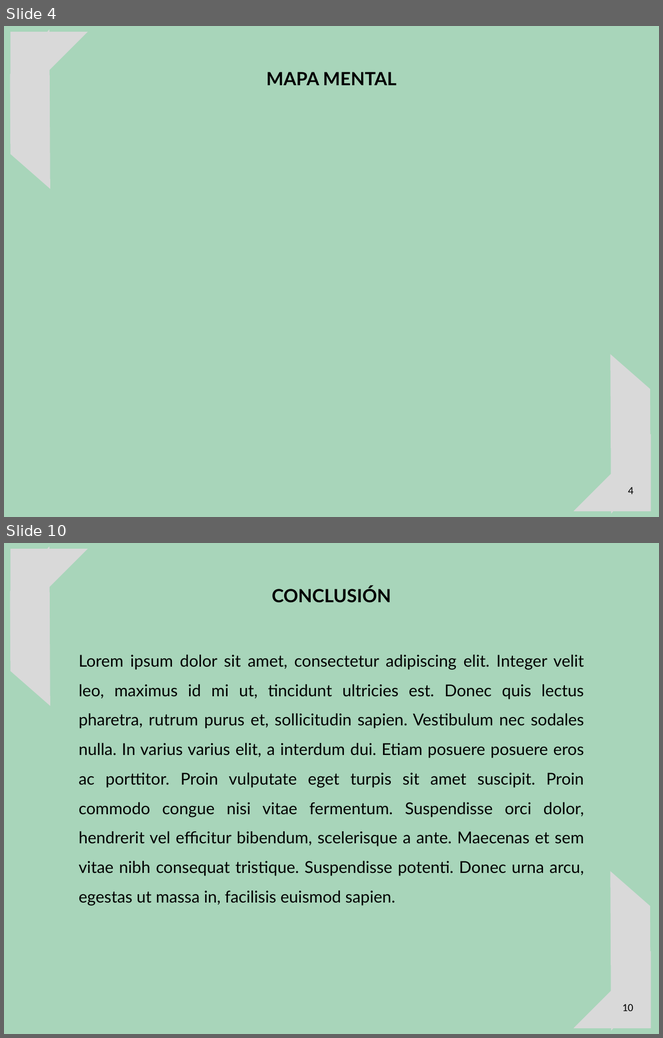
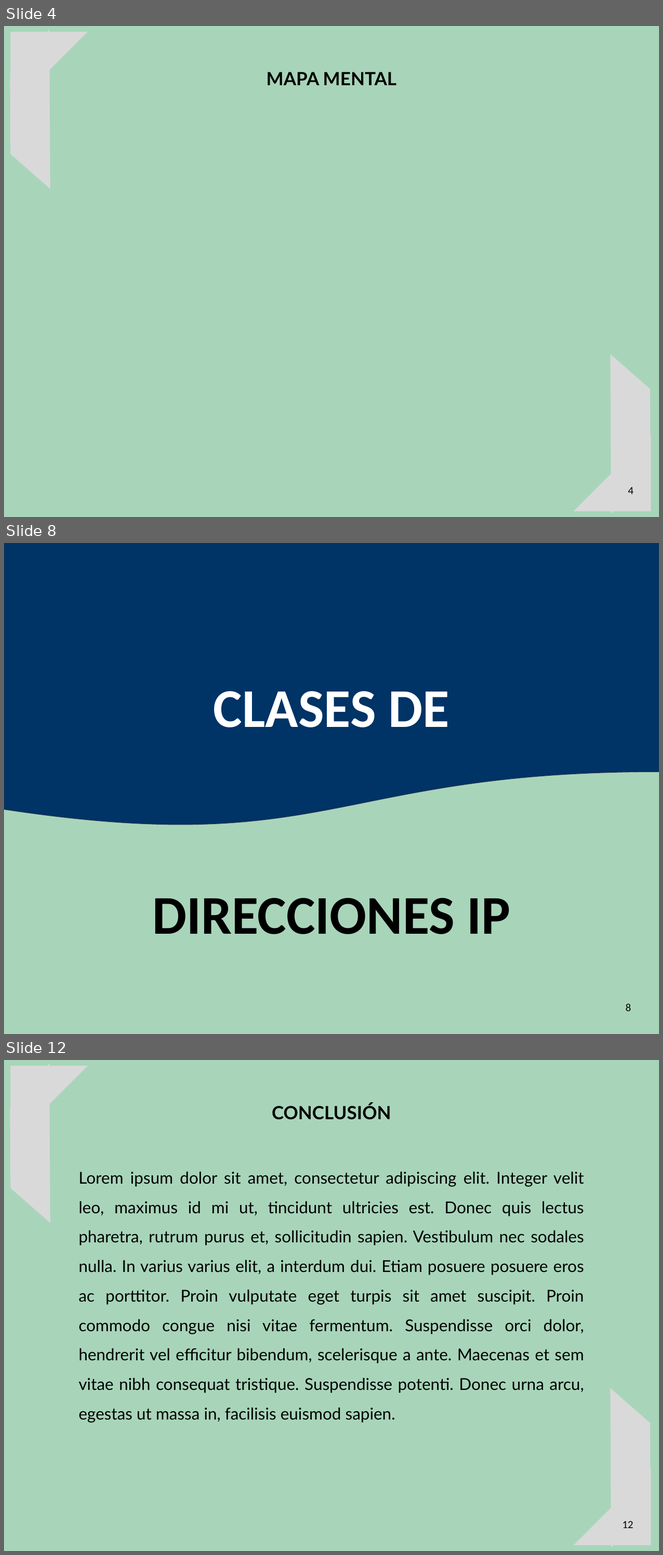
Before and after one commit to oloco2792/Universidad, a slide deck: REDES DE COMPUTADORA/UNIDAD X/UNIDAD X.pptx. Shown one above the other, each under a label of ours: slides 4 and 10 before the commit, slides 4, 8 and 12 after it; the slides between them are not shown. The pictures are 663x1038 and 663x1555 pixels, drawn with LibreOffice and Linux fonts; fonts in the diff are those of the drawing. Boxes give left, top, right and bottom in pixels: in the first picture for what was removed or moved away, otherwise in the second. Text is boxed around its words. In the diff, an @@ line names an element or a change of style, - is before the commit and + after.

```diff
--- a/REDES DE COMPUTADORA/UNIDAD X/UNIDAD X.pptx
+++ b/REDES DE COMPUTADORA/UNIDAD X/UNIDAD X.pptx
@@ slide 8 added at [4,543,659,1034], background #A8D5BA @@
@@ flow chart document added at [4,543,659,828], fill #003366, outline #1E3256 1 pt @@
@@ text added at [214,691,449,728], 60 pt, text #FFFFFF, bold @@
+CLASES DE
@@ text added at [152,898,511,935], 60 pt, text #000000, bold @@
+DIRECCIONES IP
@@ page number added at [626,1004,632,1012], 12 pt, text #000000 @@
+8
@@ what was slide 10 is now slide 12 @@
@@ page number at [622,1521,633,1529]: text changed @@
-10
+12
```
Also in this commit, not shown: 4 slides changed, 2 other slides added, 1 slide removed, 2 other files.
